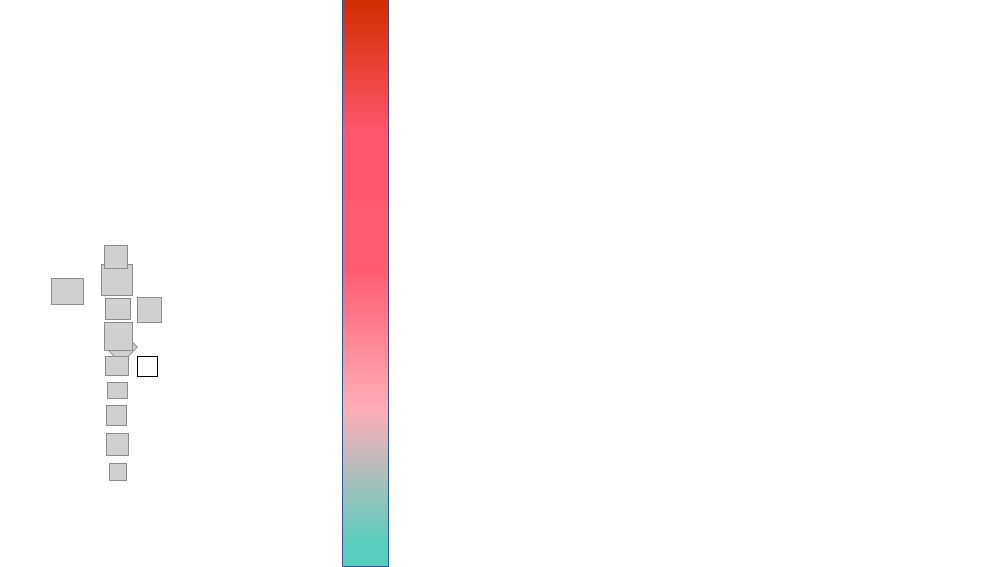
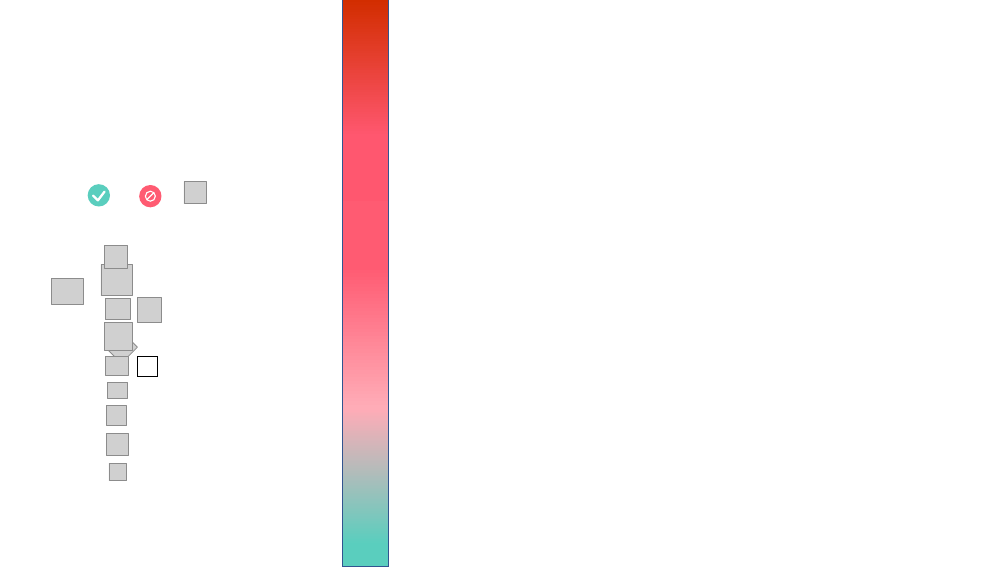
Before and after one commit to MuiseDestiny/Beauty, a slide deck: slide 1 of pngs/灵感.pptx. Drawn at 1008x567 pixels with LibreOffice and Linux fonts; fonts in the diff are those of the drawing; grey boxes stand for pictures; background and template pictures are left out. Boxes give left, top, right and bottom in pixels: in the first picture for what was removed or moved away, otherwise in the second. Text is boxed around its words. In the diff, an @@ line names an element or a change of style, - is before the commit and + after.

```diff
--- a/pngs/灵感.pptx
+++ b/pngs/灵感.pptx
@@ freeform shape added at bbox=[88, 185, 110, 207], fill #5ACEBE @@
@@ freeform shape added at bbox=[92, 191, 106, 202], fill #FFFFFF @@
@@ freeform shape added at bbox=[139, 185, 162, 208], fill #FF5B72 @@
@@ freeform shape added at bbox=[145, 191, 157, 202], fill #FFFFFF @@
@@ picture added at bbox=[184, 181, 206, 204] @@
```
Also in this commit, not shown: 5 other files.
